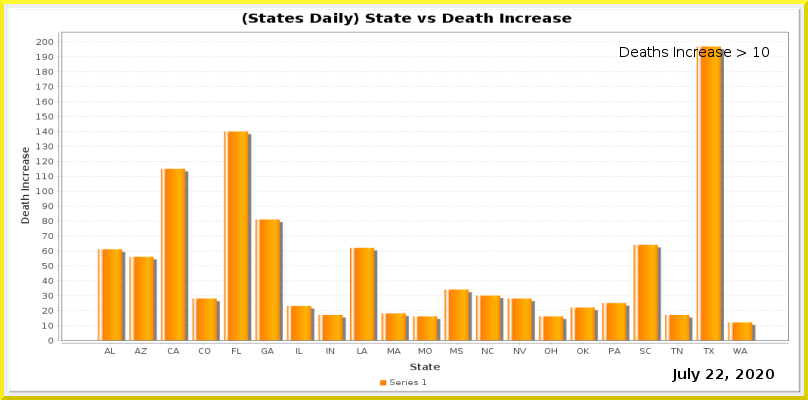
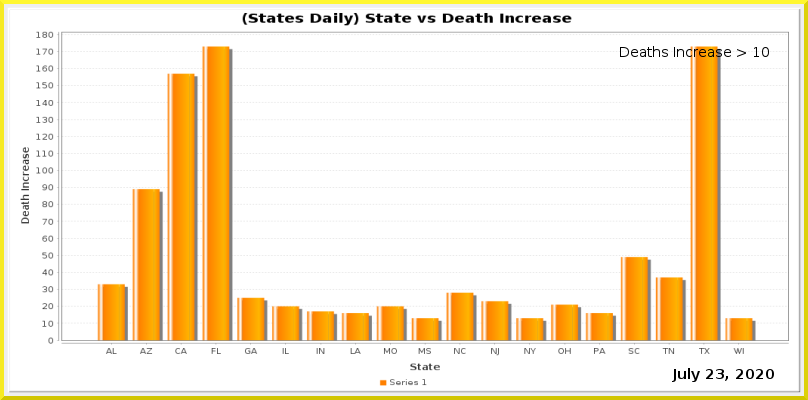
Layers edited between the first and the second 808px x 400px image:
painted on "Current Date" over [716, 369, 724, 379]
painted on "Date_vs_TestIncrease.png" over [36, 31, 789, 356]
